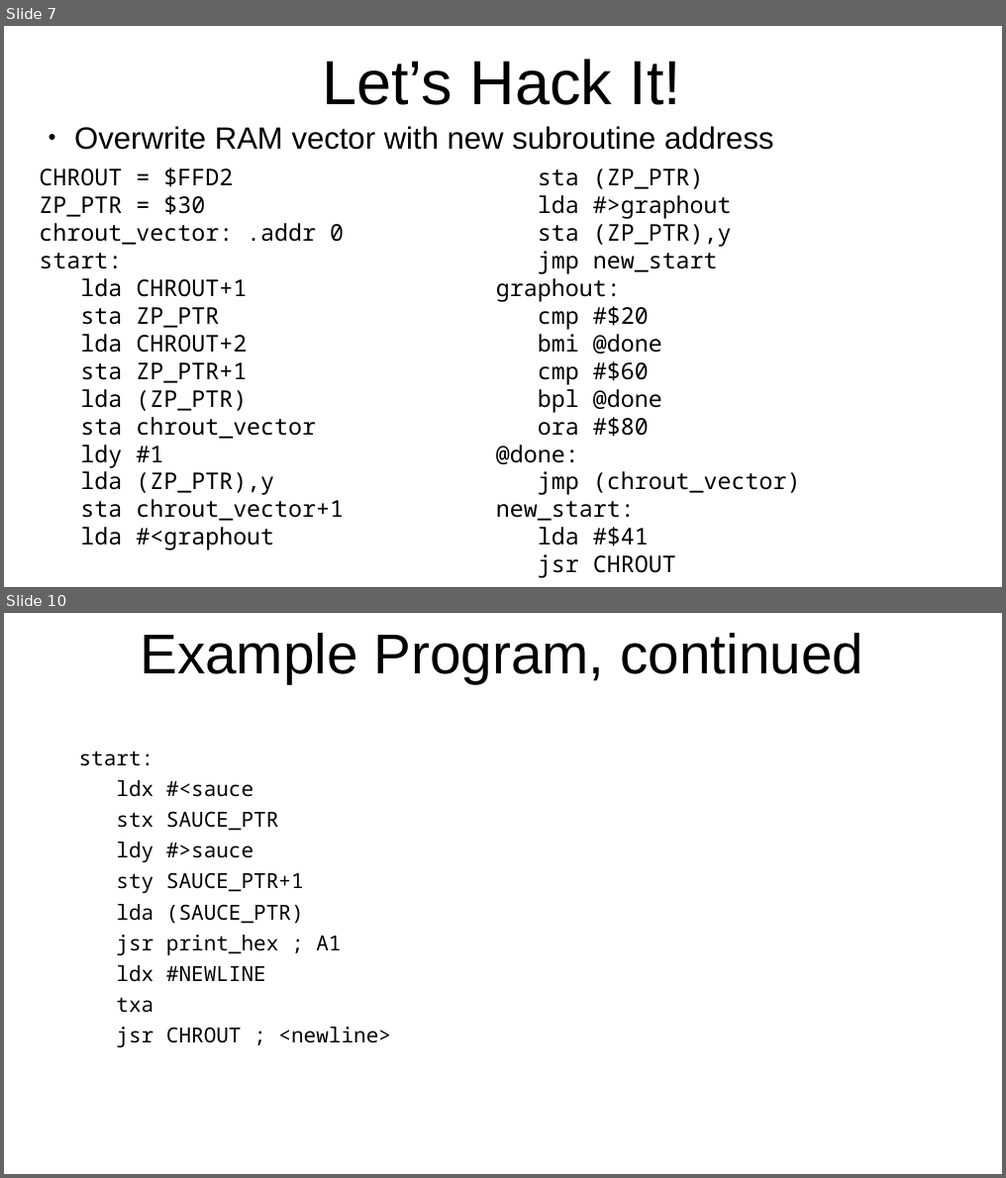
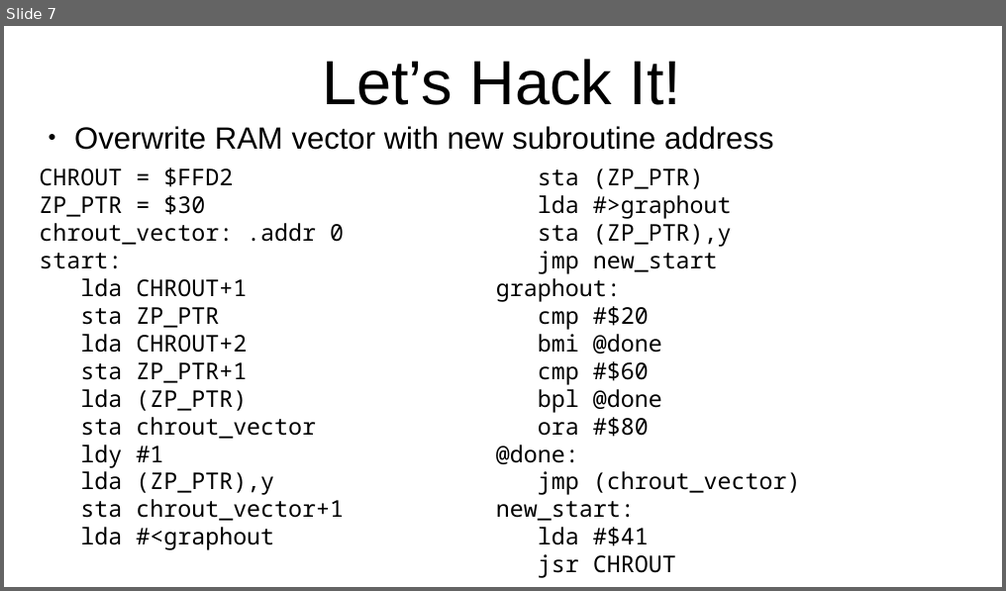
Before and after one commit to SlithyMatt/x16-assembly-tutorial, a slide deck: Lesson8/Lesson8.odp. Shown one above the other, each under a label of ours: slides 7 and 10 before the commit, slide 7 after it; the slides between them are not shown. The pictures are 1006x1178 and 1006x591 pixels, drawn with LibreOffice and Linux fonts; fonts in the diff are those of the drawing. Boxes give left, top, right and bottom in pixels: in the first picture for what was removed or moved away, otherwise in the second. Text is boxed around its words. In the diff, an @@ line names an element or a change of style, - is before the commit and + after.

```diff
--- a/Lesson8/Lesson8.odp
+++ b/Lesson8/Lesson8.odp
@@ slide 10 removed at (4, 613, 1002, 1174), background #FFFFFF @@
@@ title removed at (140, 633, 863, 684) @@
-Example Program, continued
@@ text removed at (79, 751, 391, 1048) @@
-start:
-ldx #<sauce
-stx SAUCE_PTR
-ldy #>sauce
-sty SAUCE_PTR+1
-lda (SAUCE_PTR)
-jsr print_hex ; A1
-ldx #NEWLINE
-txa
-jsr CHROUT ; <newline>
```
Also in this commit, not shown: 2 slides changed, 3 slides added, 3 other slides removed.
